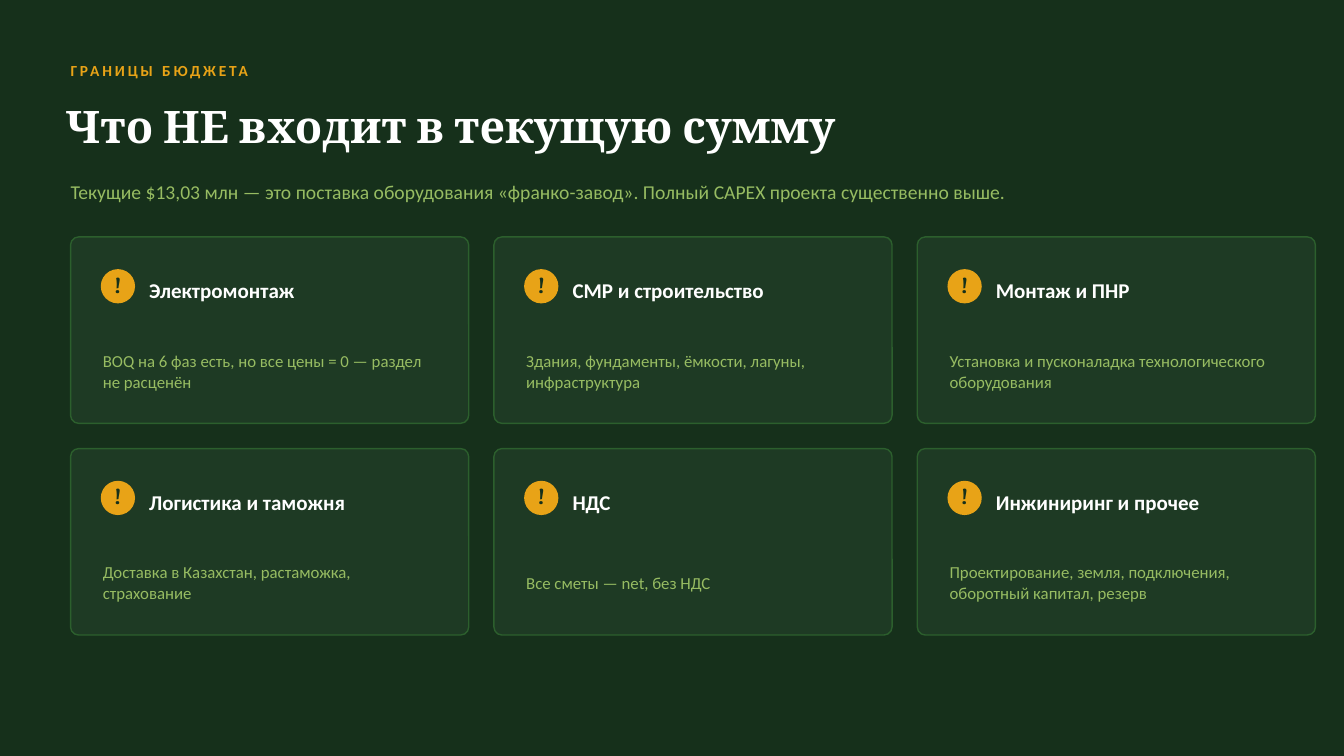
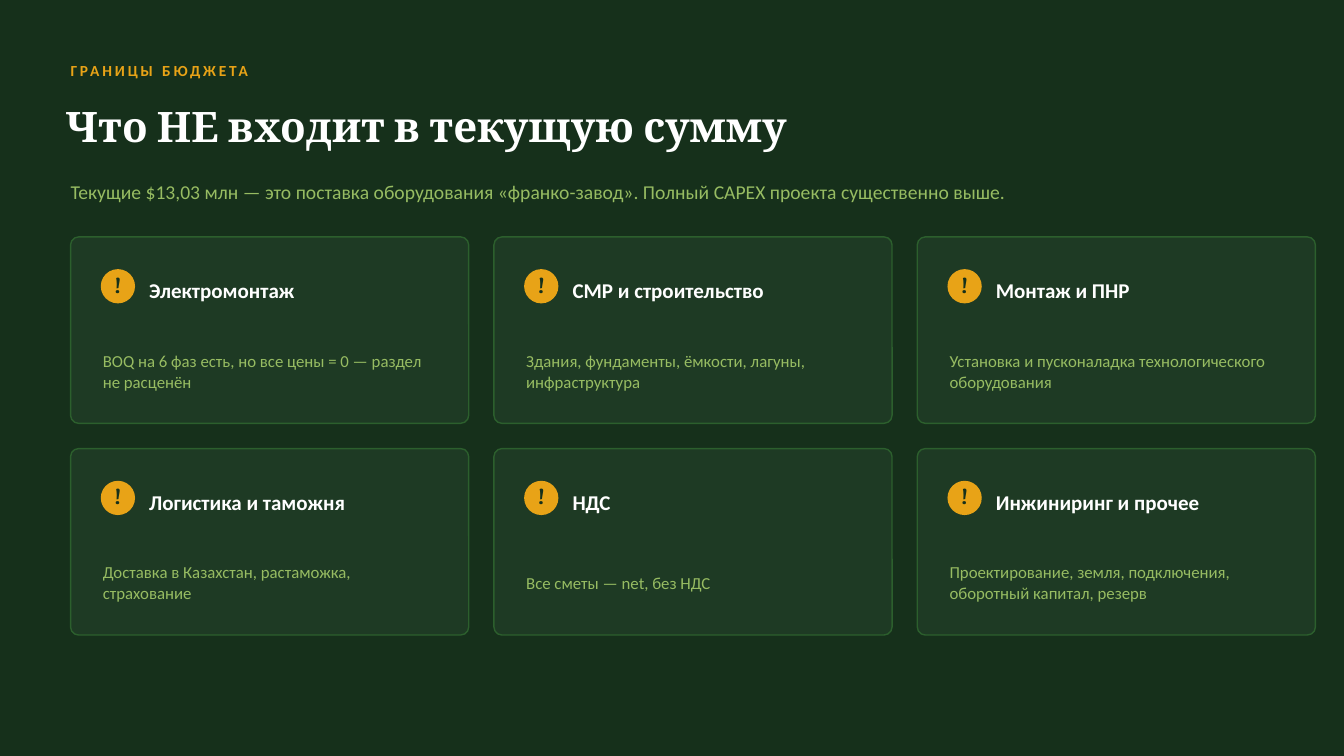
Before and after one commit to aoobakirov/board-presentation, a slide deck: slide 8 of Kazbiofert_Budget_Brief.pptx (slide 4 before the commit). Drawn at 1344x756 pixels with LibreOffice and Linux fonts; fonts in the diff are those of the drawing. Boxes give left, top, right and bottom in pixels: in the first picture for what was removed or moved away, otherwise in the second. Text is boxed around its words. In the diff, an @@ line names an element or a change of style, - is before the commit and + after.

```diff
--- a/Kazbiofert_Budget_Brief.pptx
+++ b/Kazbiofert_Budget_Brief.pptx
@@ text "Что НЕ входит в текущую ..." at bbox=[65, 112, 786, 152]: size 32 to 30 pt @@
```
Also in this commit, not shown: 3 other slides changed, 4 slides added, 1 other file.
